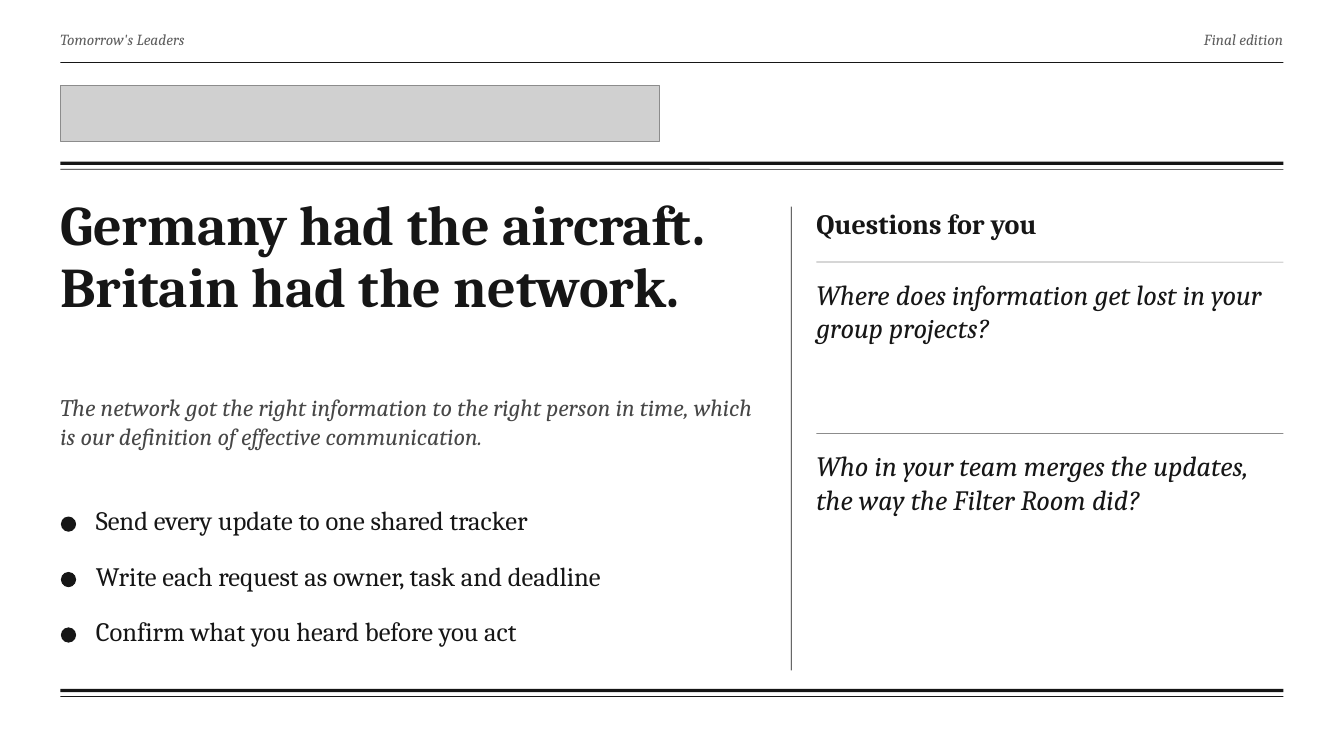
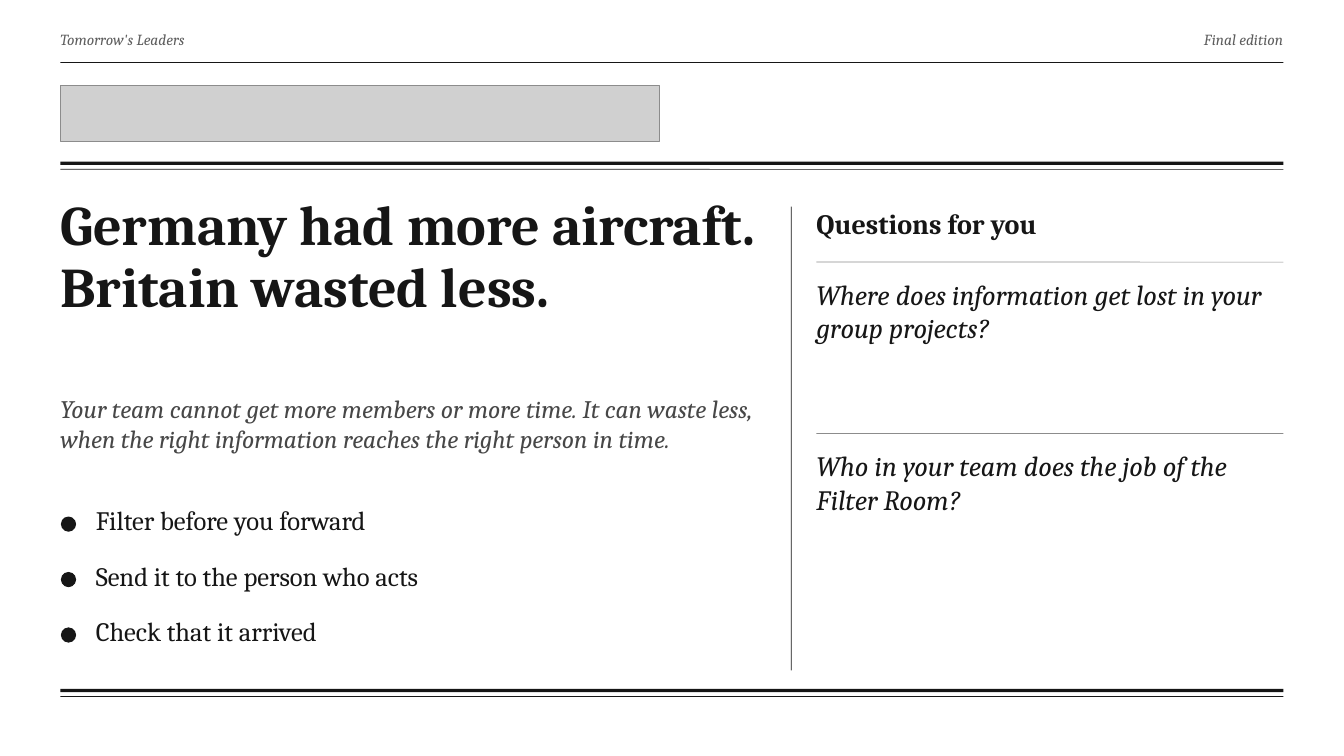
Before and after one commit to fengyiqicoder/fumadocs, a slide deck: slide 25 of dowding-presentation/Dowding_Effective_Communication.pptx (slide 27 before the commit). Drawn at 1344x756 pixels with LibreOffice and Linux fonts; fonts in the diff are those of the drawing; grey boxes stand for pictures; background and template pictures are left out. Boxes give left, top, right and bottom in pixels: in the first picture for what was removed or moved away, otherwise in the second. Text is boxed around its words. In the diff, an @@ line names an element or a change of style, - is before the commit and + after.

```diff
--- a/dowding-presentation/Dowding_Effective_Communication.pptx
+++ b/dowding-presentation/Dowding_Effective_Communication.pptx
@@ text at <box>60,205,755,308</box>: text changed @@
-Germany had the aircraft. Britain had the network.
+Germany had more aircraft. Britain wasted less.
@@ text at <box>60,400,753,454</box>: text changed; size 17 to 18 pt @@
-The network got the right information to the right person in time, which is our definition of effective communication.
+Your team cannot get more members or more time. It can waste less, when the right information reaches the right person in time.
@@ text at <box>816,456,1227,511</box>: text changed @@
-Who in your team merges the updates, the way the Filter Room did?
+Who in your team does the job of the Filter Room?
@@ text at <box>96,511,365,536</box>: text changed @@
-Send every update to one shared tracker
+Filter before you forward
@@ text at <box>96,567,418,592</box>: text changed @@
-Write each request as owner, task and deadline
+Send it to the person who acts
@@ text at <box>96,622,317,642</box>: text changed @@
-Confirm what you heard before you act
+Check that it arrived
```
Also in this commit, not shown: 21 other slides changed, 2 slides added, 4 slides removed, 2 other files.
